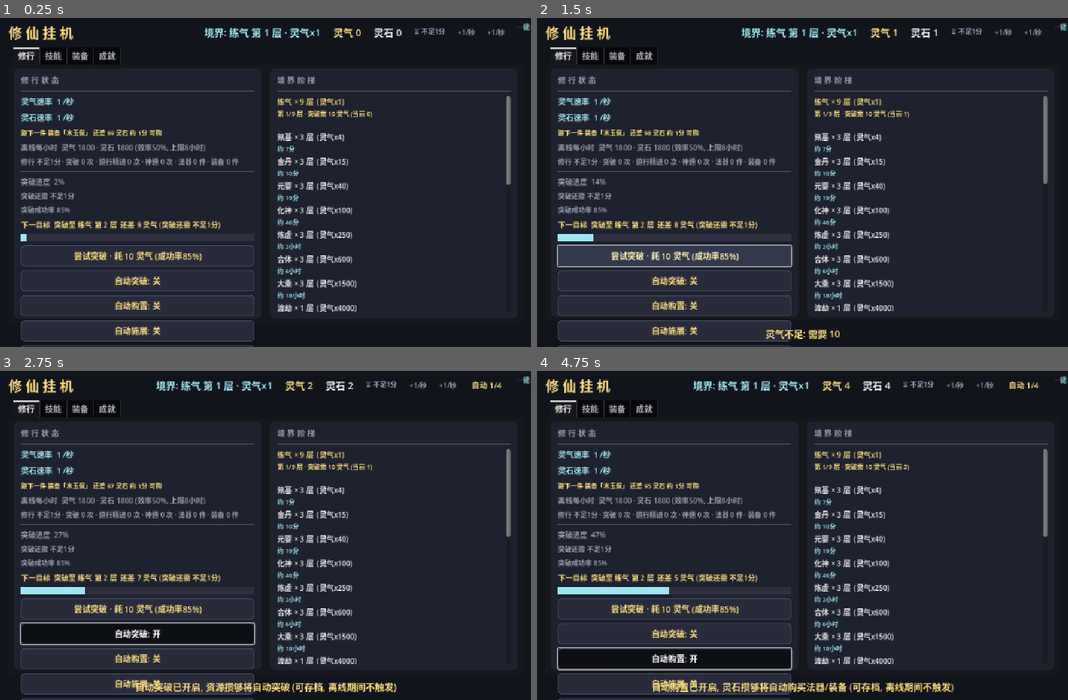
Above: before the commit, frames 1-4 (two rows, left to right).
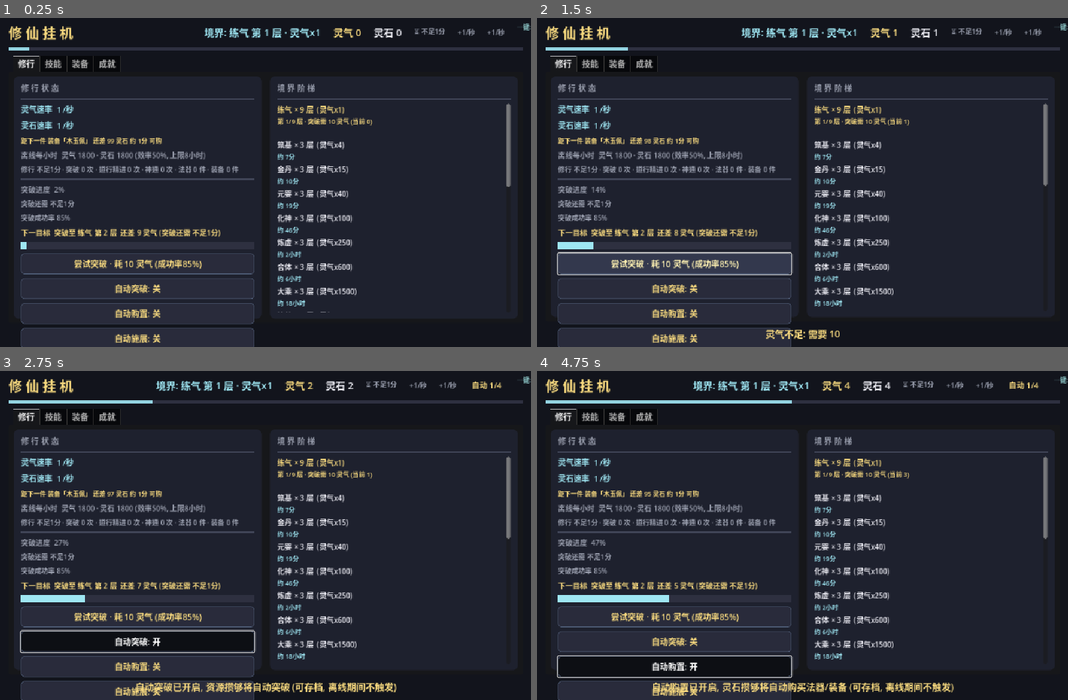
Above: after the commit, the same moments.

Repository: playerss/xiuxian-idle-godot
Game: Godot game, scene res://scenes/main.tscn
The game is run twice, just before and just after one commit, with the same random seed, the same clock (stepped at 60 frames per second) and the same inputs.
Inputs (mouse positions are in pixels of both pictures, inside the frame that each line leads up to):
- Up to frame 1 (0.25 s): no input
- Up to frame 2 (1.5 s): click (1057, 31) at 0.52 s; click "尝试突破 · 耗 10 灵气 (成功率85%)" at 1.25 s
- Up to frame 3 (2.75 s): click "自动突破: 关" at 2 s
- Up to frame 4 (4.75 s): click "自动 1/4" at 2.75 s; click "自动突破: 开" at 3.5 s; click "自动购置: 关" at 4.25 s

The runs differ from the first frame. In frame 1, 16% of the frame differs, in the area x 1-99%, y 8-100%; in frame 2, 17%; in frame 3, 18%; in frame 4, 18%.

Commit message:
feat(打磨-81): 顶栏下一目标渐变进度条 — 挂机扫视顶栏不知下一目标攒了百分之几, 修行页下一目标行需切页才见; 顶栏下加 5px 全宽渐变进度条 (顶栏与Tab之间): 未飞升=下一层/下一境界突破资源进度, 飞升后=道行精进进度, 资源>=消耗满条, 道祖封顶恒满条 (与修行页下一目标行同目标口径 next_goal_text, 攒满即可点突破/修炼); 填充青色 2%量化档+布局宽 变化才写 (挂机恒定无每帧重绘, 同打磨-40/58 节流口径), tooltip 动态 "下一目标/道行精进 N% | 下一目标文本"+口径说明 文本变化才刷; 纯展示无存档/统计副作用. GameData.next_goal_ratio() 只读接口 (0..1, 未飞升=灵气/突破消耗, 飞升=道行/精进消耗, 道祖=1.0, 只读无副作用); main.gd _goalbar_bg/_goalbar_fill 顶栏下 + _refresh_goalbar (缓存键 "宽|档"). selftest +15 项 = 987 项, ui_test +22 项 = 1755 项; stress 613 + 主场景冒烟 0 报错回归全过; 顺带 4 张 Steam 商店截图 Xvfb 重跑更新当前版 UI (顶栏下新增 5px 青色满条 y60..64 1888/1920 程序化校验), PROJECT_PLAN 勾选 打磨-81 新增 打磨-82 候选, README 补 987/1755 项+玩法说明

Diff:
--- a/scripts/game_data.gd
+++ b/scripts/game_data.gd
@@ -1904,6 +1904,17 @@
 		return "%s 第 1 层" % [REALMS[realm_idx + 1]["name"] as String]
 	return "飞升真仙"
 
+# ---------- 打磨-81: 下一目标进度比例 (顶栏渐变进度条) ----------
+
+# 当前 下一目标 的主资源进度 0..1 (与 next_goal_text 同目标口径: 未飞升=下一层/下一境界
+# 突破消耗, 飞升后=道行精进 消耗, 资源>=消耗 恒 1.0; 道祖封顶 恒 1.0). 只读无副作用.
+func next_goal_ratio() -> float:
+	if ascended:
+		if dao_level >= IMMORTAL_REALMS.size() - 1:
+			return 1.0
+		return clampf(dao / dao_break_cost(), 0.0, 1.0)
+	return clampf(essence / breakthrough_cost(), 0.0, 1.0)
+
 # ---------- 打磨-32: 突破按钮"可突破"状态 (资源攒够时 UI 金边高亮引导点击) ----------
 
 # 当前是否已可点击突破/精进 (资源 >= 突破消耗且未封顶; 封顶恒 false, 按钮保持禁用)
--- a/scripts/main.gd
+++ b/scripts/main.gd
@@ -38,6 +38,10 @@
 var _rate_text := ""           # 打磨-78: 主资源速率 文本缓存 (变化才刷, 空串=隐藏)
 var _sr_label: Label           # 打磨-79: 顶栏 灵石速率 常显 ("+X/秒", 与 修行页 灵石速率 行 同口径, 文本变化 才刷)
 var _sr_text := ""             # 打磨-79: 灵石速率 文本缓存 (变化才刷, 空串=隐藏)
+var _goalbar_bg: ColorRect     # 打磨-81: 顶栏 下一目标 渐变进度条 背景 (5px, 全宽)
+var _goalbar_fill: ColorRect   # 打磨-81: 进度条 填充 (青色 渐变, 按 next_goal_ratio 0..1)
+var _goalbar_cache_key := ""   # 打磨-81: 进度条 缓存键 "宽|2%量化档" (变化才写 fill, 防 每帧 重绘)
+var _goalbar_tip := ""         # 打磨-81: 进度条 tooltip 缓存 (与 下一目标 行 同 节流 路径)
 var _progress_label: Label
 var _bar_bg: ColorRect
 var _bar_fill: ColorRect
@@ -361,6 +365,19 @@
 		_onekey_btns.append(seg_btn)
 	_onekey_badge.tooltip_text = "一键系列 状态汇总 (可执行=金 / 0=灰, 与 各页 一键 按钮 计数 同口径): 领悟/神通=当前 类别·品质 筛选内 可学技能·可学神通数, 施展=就绪 主动神通 数, 法器/装备=当前灵石 单件买得起 的 未拥有件 数, 最佳=可改进 槽位数。\n各段可点击: 领悟/神通→技能页, 法器→修行页·法器区, 装备/最佳→装备页 (均重置对应筛选), 施展→直接 执行 一键施展。\n纯 导航/执行 操作, 不产生 额外 存档 副作用 (执行 各批量操作 自身 口径 不变)。"
 	top.add_child(_onekey_badge)
+	# 打磨-81: 顶栏 下一目标 渐变进度条 (5px 全宽, 顶栏 下: 按 next_goal_ratio 0..1 青色 填充;
+	# 未飞升=下一层/下一境界 突破资源 进度, 飞升后=道行精进 进度, 道祖封顶=满条;
+	# 填充 2% 量化档+布局宽 变化 才写 (挂机 恒定 无 每帧 重绘), tooltip 动态 含 比例)
+	_goalbar_bg = ColorRect.new()
+	_goalbar_bg.color = Color(0.18, 0.19, 0.25)
+	_goalbar_bg.custom_minimum_size = Vector2(0, 5)
+	_goalbar_bg.size_flags_horizontal = Control.SIZE_EXPAND_FILL
+	_goalbar_bg.tooltip_text = "下一目标 进度 (与 修行页 下一目标 行 同 口径: 当前 主资源 / 突破消耗, 攒满即 可 点击 突破; 跨境界/飞升 后 目标 自动 切换, 道祖 封顶 恒 满条; 纯展示, 无 存档/统计 副作用)"
+	root.add_child(_goalbar_bg)
+	_goalbar_fill = ColorRect.new()
+	_goalbar_fill.color = Color(0.62, 0.9, 0.95, 0.9)
+	_goalbar_fill.position = Vector2.ZERO
+	_goalbar_bg.add_child(_goalbar_fill)
 
 	# Tab
 	_tab = TabContainer.new()
@@ -1417,6 +1434,9 @@
 		_sr_text = sr_t
 		_sr_label.text = sr_t
 		_sr_label.visible = sr_t != ""
+	# 打磨-81: 顶栏 下一目标 渐变进度条 (按 next_goal_ratio 0..1 填充; 2% 量化档+布局宽 变化 才写;
+	# tooltip 动态 含 比例 文本变化 才刷; 挂机 恒定 无 每帧 重绘)
+	_refresh_goalbar()
 	_progress_label.text = ("道行进度  %d%%" if g.ascended else "突破进度  %d%%") % int(g.breakthrough_progress())
 	# 打磨-24: 突破/道行精进 ETA (每帧算一次, 文本变化才写)
 	var bet_t: String = g.breakthrough_eta_text()
@@ -1944,6 +1964,25 @@
 		str(a40.get("name", "")), str(a40.get("desc", "")), pct40]
 
 
+# 打磨-81: 顶栏 下一目标 渐变进度条 刷新 (按 next_goal_ratio 0..1 填充; 2% 量化档+布局宽
+# 变化 才写 fill, 防 每帧 重绘; tooltip 动态 含 比例 文本变化 才刷; 挂机 恒定 无 副作用)
+func _refresh_goalbar() -> void:
+	var g := GameData
+	var rv: float = g.next_goal_ratio()
+	var q: int = int(ceil(clampf(rv, 0.0, 1.0) * 50.0))
+	var key := "%d|%d" % [int(_goalbar_bg.size.x), q]
+	if key != _goalbar_cache_key:
+		_goalbar_cache_key = key
+		_goalbar_fill.size = Vector2(_goalbar_bg.size.x * float(q) / 50.0, _goalbar_bg.size.y)
+	var pct: int = int(round(rv * 100.0))
+	var tip: String = ("下一目标  %d%%  |  %s" if not g.ascended else "道行精进  %d%%  |  %s") % [
+		pct, g.next_goal_text()]
+	tip += "\n(与 修行页 下一目标 行 同 口径: 当前 主资源 / 突破消耗, 攒满 即 可 点击 突破/修炼; 纯展示, 无 存档/统计 副作用)"
+	if tip != _goalbar_tip:
+		_goalbar_tip = tip
+		_goalbar_bg.tooltip_text = tip
+
+
 # 打磨-39: 成就页按解锁状态排序 (已解锁在前, 未解锁按进度降序; 排序键变化才重排, 避免每帧 17 行重排)
 func _resort_ach() -> void:
 	var order: Array = GameData.ach_sort_order()
--- a/scripts/selftest.gd
+++ b/scripts/selftest.gd
@@ -3489,6 +3489,65 @@
 	check(g.stone_rate_text() == g.stone_rate_text(), "打磨-79 只读 连读 恒定")
 	check(g.stats == snap79 and g.essence == ess79 and g.stones == st79,
 		"打磨-79 只读 接口 无 资源/统计 副作用")
+	# ---------- 打磨-81: 下一目标进度比例 接口 (只读 next_goal_ratio, 与 next_goal_text 同目标口径;
+	# 期望值 全部 按 当前 资源/消耗 动态 计算, 防 前序 残留 干扰; 收尾 前 已 重置 基准 态) ----------
+	var ess81: float = g.essence
+	var dao81: float = g.dao
+	var asc81: bool = g.ascended
+	# 基准: 未飞升 ratio = 灵气/突破消耗 (动态 恒等, 防 境界 残留 干扰)
+	var cost81: float = g.breakthrough_cost()
+	check(absf(g.next_goal_ratio() - ess81 / cost81) < 1e-9,
+		"打磨-81 基准 ratio=灵气/突破消耗 (实际 %s, 期望 %s)" % [str(g.next_goal_ratio()), str(ess81 / cost81)])
+	# 资源 上升 → ratio 单调 上升 (同 消耗 动态 恒等; 恢复 原 灵气)
+	var e81: float = ess81 + 5.0
+	g.essence = e81
+	check(g.next_goal_ratio() > (ess81 / cost81) and absf(g.next_goal_ratio() - e81 / cost81) < 1e-9,
+		"打磨-81 灵气上升 ratio 上升 动态 恒等 (实际 %s)" % str(g.next_goal_ratio()))
+	# 资源>=消耗 → 封顶 1.0 (与 突破 ready 口径 一致; 恢复 原 灵气)
+	g.essence = cost81 + 1.0
+	check(g.next_goal_ratio() == 1.0, "打磨-81 资源够 封顶=1.0 (实际 %s)" % str(g.next_goal_ratio()))
+	# 境界 变化 消耗 变 → ratio 同步 (动态 恒等; 恢复 原 境界)
+	var r81: int = g.realm_idx
+	g.essence = ess81
+	g.realm_idx = 2
+	var cost81_r2: float = g.breakthrough_cost()
+	check(absf(g.next_goal_ratio() - ess81 / cost81_r2) < 1e-9 and cost81_r2 != cost81,
+		"打磨-81 境界2 消耗变 ratio 同步 动态 恒等 (实际 %s)" % str(g.next_goal_ratio()))
+	g.realm_idx = r81
+	g.essence = ess81
+	check(absf(g.next_goal_ratio() - ess81 / cost81) < 1e-9, "打磨-81 恢复 境界 后 ratio 复原")
+	# 跨境界 口径: 当前境界 顶层 下一目标=下一境界 第 1 层 (消耗 跳升 动态 恒等; 恢复 原 境界)
+	var max81: int = g.REALMS[r81]["layers"] as int
+	g.layer = max81
+	var cost81_next: float = g.breakthrough_cost()
+	check(absf(g.next_goal_ratio() - ess81 / cost81_next) < 1e-9 and cost81_next > cost81,
+		"打磨-81 顶层 跨境界 消耗 口径 动态 恒等 (实际 %s)" % str(g.next_goal_ratio()))
+	g.layer = 1
+	check(absf(g.next_goal_ratio() - ess81 / cost81) < 1e-9, "打磨-81 恢复 层数 后 ratio 复原")
+	# 飞升 口径 = 道行/精进消耗 (道祖 封顶 恒 1.0; 恢复 原 飞升 态)
+	var daoLv81: int = g.dao_level
+	g.ascended = true
+	var dc81: float = g.dao_break_cost()
+	check(absf(g.next_goal_ratio() - dao81 / dc81) < 1e-9,
+		"打磨-81 飞升 ratio=道行/精进消耗 (实际 %s)" % str(g.next_goal_ratio()))
+	g.dao = dc81 * 0.5
+	check(g.next_goal_ratio() == 0.5, "打磨-81 飞升 半消耗 ratio=0.5 (实际 %s)" % str(g.next_goal_ratio()))
+	g.dao = dc81 + 1.0
+	check(g.next_goal_ratio() == 1.0, "打磨-81 飞升 道行够 封顶=1.0 (实际 %s)" % str(g.next_goal_ratio()))
+	g.dao = dc81 * 2.0
+	check(g.next_goal_ratio() == 1.0, "打磨-81 飞升 道行溢出 钳制 1.0 (实际 %s)" % str(g.next_goal_ratio()))
+	g.dao_level = g.IMMORTAL_REALMS.size() - 1
+	check(g.next_goal_ratio() == 1.0, "打磨-81 道祖 封顶 ratio=1.0 (实际 %s)" % str(g.next_goal_ratio()))
+	g.ascended = asc81
+	g.dao_level = daoLv81
+	g.dao = dao81
+	check(absf(g.next_goal_ratio() - ess81 / cost81) < 1e-9, "打磨-81 恢复 飞升 态 后 ratio 复原")
+	# 只读: 连读 恒定 + 接口 本身 不改 资源/统计 (快照 对比)
+	var snap81: Dictionary = g.stats.duplicate(true)
+	var st81_s: float = g.stones
+	check(g.next_goal_ratio() == g.next_goal_ratio(), "打磨-81 只读 连读 恒定")
+	check(g.stats == snap81 and g.essence == ess81 and g.stones == st81_s,
+		"打磨-81 只读 接口 无 资源/统计 副作用")
 	# ---------- 汇报 ----------
 	print("")
 	if _fail.is_empty():
--- a/scripts/ui_test.gd
+++ b/scripts/ui_test.gd
@@ -130,6 +130,7 @@
 	await _assert_play_time_badge()
 	_assert_primary_rate_badge()
 	_assert_stone_rate_badge()
+	await _assert_goalbar()
 	_finish()
 
 
@@ -3194,3 +3195,107 @@
 	# 收尾: 可见 + 文本=接口
 	check(sl.visible == true and str(sl.text) == g.stone_rate_text(),
 		"打磨-79 收尾 可见 文本=接口 稳定")
+
+
+# 打磨-81: 顶栏 下一目标 渐变进度条 — 顶栏 下 5px 全宽 青色 填充 (next_goal_ratio 0..1,
+# 与 修行页 下一目标 行 同 口径; 2% 量化档+布局宽 变化 才写 fill, 挂机 恒定 无 每帧 重绘;
+# tooltip 动态 含 比例; 飞升 后 口径 切换 道行精进; 道祖 封顶 满条; 纯 展示 无 副作用);
+# 断言 (手动驱动 确定性): 节点/父链/高度/颜色/tooltip 口径/初始 0% 空 填充/同态 节流 稳定/
+# 灵气 半程 50% 填充 同步/同态 再刷 fill 不变 节流/攒满 100% 满 填充/境界2 消耗变 比例 同步/
+# 飞升 口径 切换 道行精进 动态 恒等/道祖 封顶 满条/恢复 复原 收尾 0% 稳定 无 资源/统计 副作用
+func _assert_goalbar() -> void:
+	var g := GameData
+	var bg: ColorRect = ui._goalbar_bg
+	var fill: ColorRect = ui._goalbar_fill
+	check(bg != null and fill != null, "打磨-81 顶栏 下一目标 进度条 节点 存在")
+	check(fill.get_parent() == bg, "打磨-81 填充 挂在 背景 下 (实际 %s)" % str(fill.get_parent()))
+	var root_bg: Node = bg.get_parent()
+	check(root_bg.get_children().find(bg) >= 0 and root_bg.get_child(root_bg.get_children().find(bg) + 1) == ui._tab,
+		"打磨-81 进度条 紧随 顶栏 (root 内 顶栏 下一位; 实际 %s)" % str(root_bg))
+	check(bg.custom_minimum_size.y >= 5.0, "打磨-81 进度条 高度>=5px (实际 %s)" % str(bg.custom_minimum_size.y))
+	check(fill.color == Color(0.62, 0.9, 0.95, 0.9),
+		"打磨-81 填充 青色 (实际 %s)" % str(fill.color))
+	check(str(bg.tooltip_text).find("下一目标") >= 0 and str(bg.tooltip_text).find("无 存档/统计 副作用") >= 0,
+		"打磨-81 tooltip 口径 (静态/动态 均含 下一目标+副作用 说明; 实际 %s)" % bg.tooltip_text.left(24))
+	# 等 布局落定 (宽度 0 -> 实际 宽, headless 高负载时 1 帧可能不够, 上限 20 帧; 与 打磨-58 同款加固)
+	for _i81 in 20:
+		if bg.size.x > 0.0:
+			break
+		await get_tree().process_frame
+	check(bg.size.x > 0.0, "打磨-81 进度条 布局宽>0 (实际 %s)" % str(bg.size.x))
+	var w: float = bg.size.x
+	# 受控基准: 前序 测试 可能 残留 灵气, 显式 置 0 再 驱动 (初始 0 灵气 → ratio 0 → 0 填充)
+	var ess81s: float = g.essence
+	g.essence = 0.0
+	ui._refresh()
+	var t0: String = g.next_goal_text()
+	check(int(fill.size.x) == 0, "打磨-81 初始 0 灵气 空 填充 (实际 %s)" % str(fill.size.x))
+	check(str(bg.tooltip_text).find("下一目标  0%") >= 0 and str(bg.tooltip_text).find(t0) >= 0,
+		"打磨-81 初始 tooltip=下一目标 0%%|下一目标文本 (实际 %s)" % bg.tooltip_text)
+	check(str(bg.tooltip_text).find("与 修行页 下一目标 行 同 口径") >= 0
+		and str(bg.tooltip_text).find("无 存档/统计 副作用") >= 0,
+		"打磨-81 动态 tooltip 含 口径 说明 (实际 %s)" % bg.tooltip_text.left(24))
+	# 节流: 同态 再刷 fill/tooltip 稳定, 无 资源/统计 副作用
+	var snap81u: Dictionary = g.stats.duplicate(true)
+	var ess81u: float = g.essence
+	var st81u: float = g.stones
+	ui._refresh()
+	check(int(fill.size.x) == 0 and g.stats == snap81u and g.essence == ess81u and g.stones == st81u,
+		"打磨-81 同态 节流 fill/tooltip 稳定 无副作用")
+	# 灵气 半程 → ratio 0.5 → 50% 档 填充 + tooltip 50% 同步
+	var cost81u: float = g.breakthrough_cost()
+	g.essence = cost81u * 0.5
+	ui._refresh()
+	var w2: float = bg.size.x
+	check(absf(fill.size.x - w2 * 0.5) < 1.0, "打磨-81 半程 50%% 档 填充 (实际 %s, 期望 ~%s)" % [str(fill.size.x), str(w2 * 0.5)])
+	check(str(bg.tooltip_text).find("下一目标  50%") >= 0,
+		"打磨-81 半程 tooltip=50%% (实际 %s)" % bg.tooltip_text)
+	# 同态 再刷 不 重写 fill (2% 量化档 未跨档, 缓存键 未变)
+	var f81_before: float = fill.size.x
+	ui._refresh()
+	check(fill.size.x == f81_before, "打磨-81 同态 再刷 fill 不 重写 (节流) (实际 %s)" % str(fill.size.x))
+	# 攒满 → 100% 满 填充 (与 突破 ready 口径 一致)
+	g.essence = cost81u
+	ui._refresh()
+	var w3: float = bg.size.x
+	check(fill.size.x == w3, "打磨-81 攒满 100%% 满 填充 (实际 %s, 宽 %s)" % [str(fill.size.x), str(w3)])
+	check(str(bg.tooltip_text).find("下一目标  100%") >= 0 and str(bg.tooltip_text).find("点击突破") >= 0,
+		"打磨-81 攒满 tooltip=100%%|已攒够 (实际 %s)" % bg.tooltip_text)
+	# 境界 变化 → 消耗 变 比例 同步 (半程 基准 按 新境界 消耗 重算, 动态 恒等; 恢复原 境界)
+	var realm81u: int = g.realm_idx
+	g.realm_idx = 2
+	g.essence = g.breakthrough_cost() * 0.5
+	ui._refresh()
+	var t_r2: String = g.next_goal_text()
+	check(str(bg.tooltip_text).find(t_r2) >= 0,
+		"打磨-81 境界2 消耗变 tooltip 同步 (实际 %s)" % bg.tooltip_text)
+	check(str(bg.tooltip_text).find("下一目标  50%") >= 0,
+		"打磨-81 境界2 半程 仍 50%% 档 (实际 %s)" % bg.tooltip_text)
+	g.realm_idx = realm81u
+	ui._refresh()
+	# 飞升 口径 切换: tooltip 前缀=道行精进 + 道行 比例 动态 恒等 (道祖 封顶 满条; 恢复原 态)
+	var asc81u: bool = g.ascended
+	var dao81u: float = g.dao
+	var daoLv81u: int = g.dao_level
+	g.ascended = true
+	g.dao = g.dao_break_cost() * 0.25
+	ui._refresh()
+	check(str(bg.tooltip_text).find("道行精进  25%") >= 0,
+		"打磨-81 飞升 tooltip=道行精进 25%% (实际 %s)" % bg.tooltip_text)
+	# 填充 按 2% 量化档 (25% → ceil 档 13/50=26%), 容差 覆盖 1 档 量化 误差
+	check(fill.size.x >= bg.size.x * 0.24 and fill.size.x <= bg.size.x * 0.28,
+		"打磨-81 飞升 25%% 档 填充 (实际 %s, 宽 %s)" % [str(fill.size.x), str(bg.size.x)])
+	g.dao_level = g.IMMORTAL_REALMS.size() - 1
+	ui._refresh()
+	check(fill.size.x == bg.size.x and str(bg.tooltip_text).find("道行精进  100%") >= 0,
+		"打磨-81 道祖 封顶 满条 (实际 fill=%s 宽=%s tooltip=%s)" % [str(fill.size.x), str(bg.size.x), bg.tooltip_text.left(24)])
+	g.ascended = asc81u
+	g.dao_level = daoLv81u
+	g.dao = dao81u
+	g.essence = 0.0
+	ui._refresh()
+	# 收尾: 0% 空 填充 稳定 + 无 资源/统计 副作用
+	var snap81e: Dictionary = g.stats.duplicate(true)
+	check(int(fill.size.x) == 0 and g.stats == snap81e,
+		"打磨-81 收尾 恢复 0% 空 填充 稳定 无副作用")
+	g.essence = ess81s  # 恢复 前序 残留 灵气 (不影响 _finish, 防 后续 轮 启动态 漂移)
Binary file changed: store/shots/01_training.png
Binary file changed: store/shots/02_skills.png
Binary file changed: store/shots/03_equipment.png
Binary file changed: store/shots/04_achievements.png
Not shown, changed: PROJECT_PLAN.md
Not shown, changed: README.md
